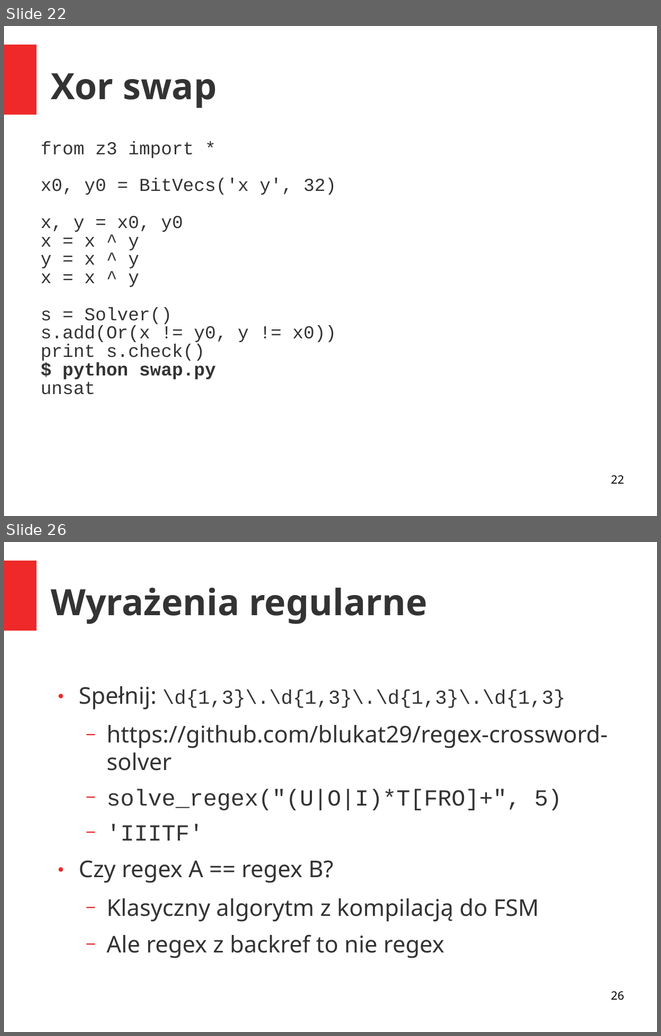
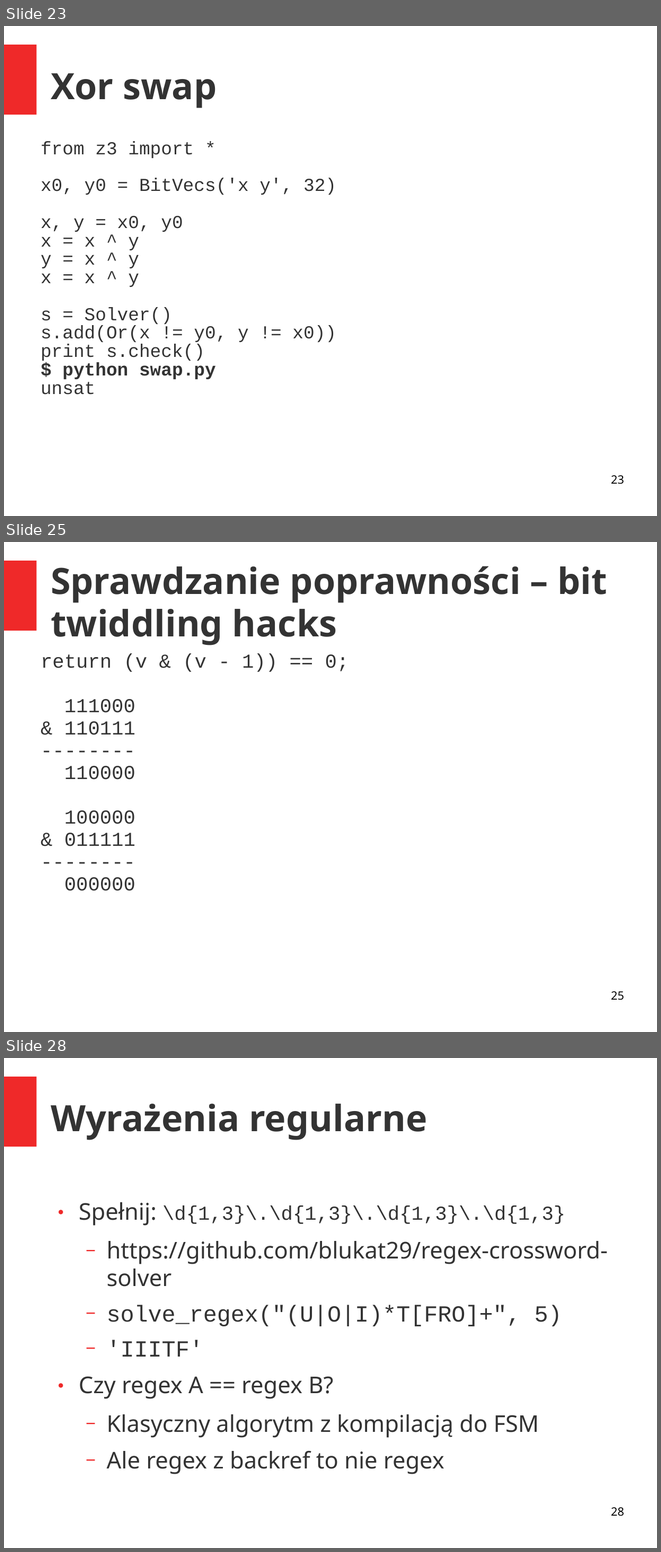
Before and after one commit to akrasuski1/presentation-z3, a slide deck: prez.ppt. Shown one above the other, each under a label of ours: slides 22 and 26 before the commit, slides 23, 25 and 28 after it; the slides between them are not shown. The pictures are 661x1036 and 661x1552 pixels, drawn with LibreOffice and Linux fonts; fonts in the diff are those of the drawing. Boxes give left, top, right and bottom in pixels: in the first picture for what was removed or moved away, otherwise in the second. Text is boxed around its words. In the diff, an @@ line names an element or a change of style, - is before the commit and + after.

```diff
--- a/prez.ppt
+++ b/prez.ppt
@@ slide 25 added at [4, 542, 657, 1032], background #FFFFFF; not listed: 1 template element that a slide beside it also shows @@
@@ title added at [51, 566, 607, 645], 44 pt, text #333333, bold @@
+Sprawdzanie poprawności – bit twiddling hacks
@@ text added at [41, 653, 349, 891], 24 pt, text #333333 @@
+return (v & (v - 1)) == 0;
+111000
+& 110111
+--------
+110000
+100000
+& 011111
+--------
+000000
@@ page number added at [611, 991, 624, 1000], 14 pt, text #000000 @@
+25
@@ what was slide 22 is now slide 23 @@
@@ page number at [611, 475, 624, 484]: text changed @@
-22
+23
@@ what was slide 26 is now slide 28 @@
@@ page number at [611, 1507, 624, 1516]: text changed @@
-26
+28
```
Also in this commit, not shown: 9 slides changed, 1 other slide added, 2 other files.
